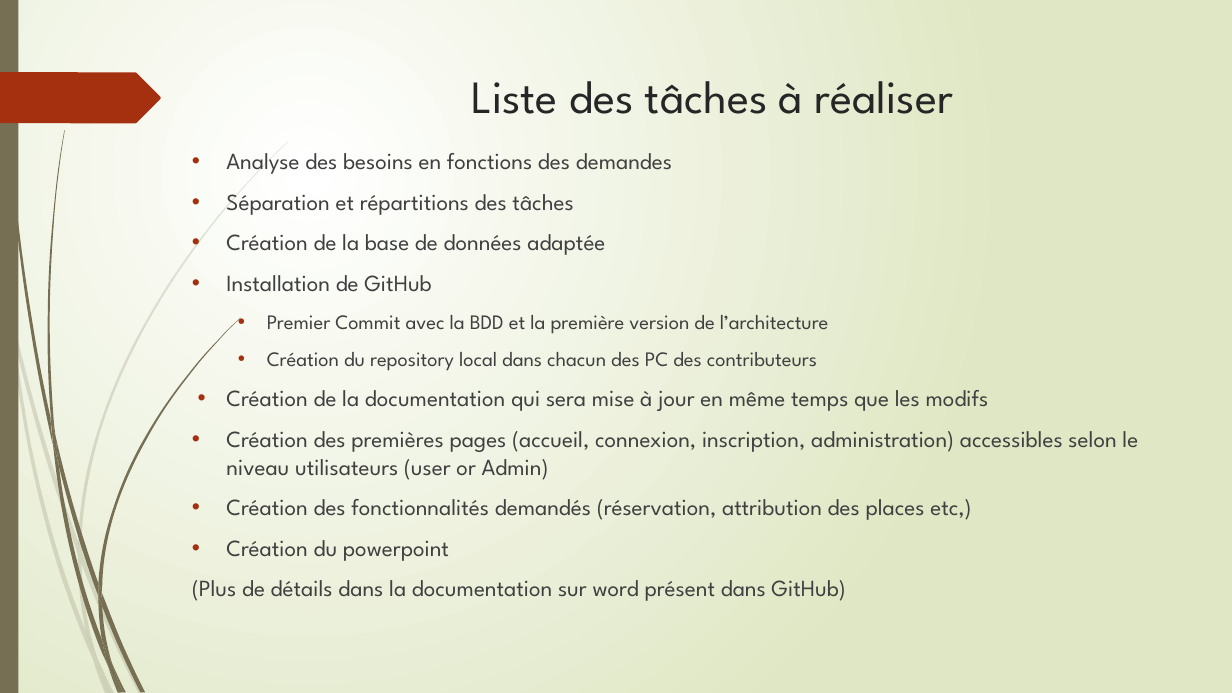
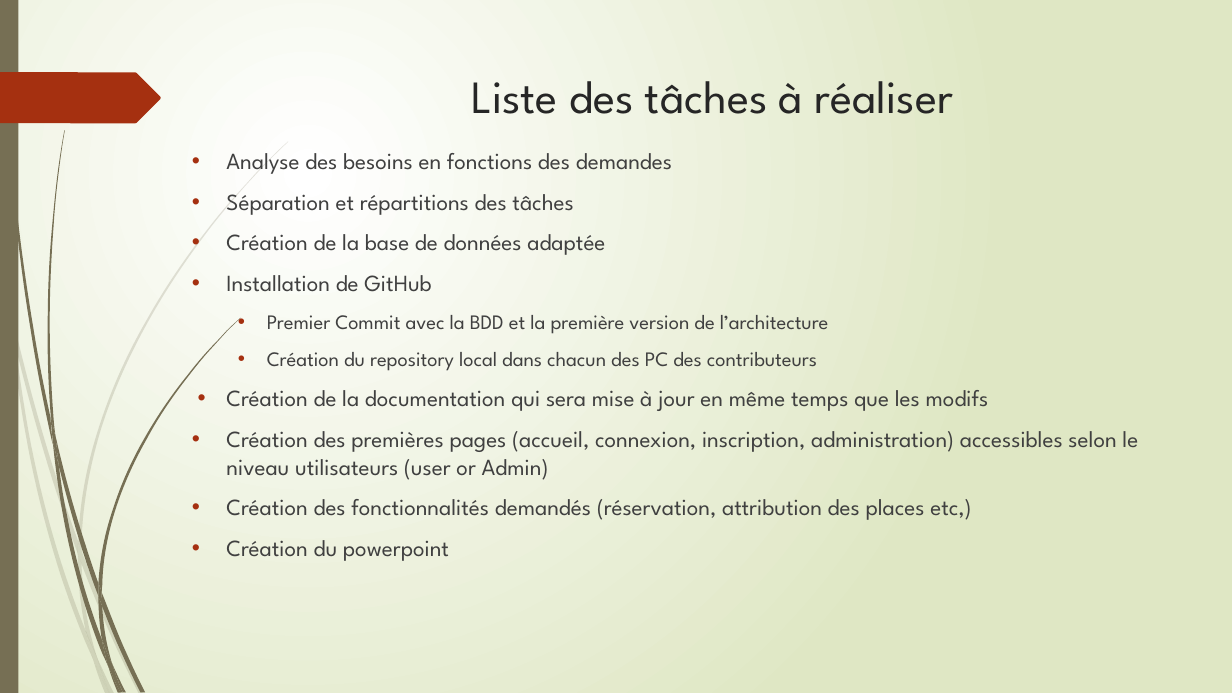
Before and after one commit to Eight-sama/Projet-Parking, a slide deck: slide 5 of web/PPE Projet Parking.pptx. Drawn at 1232x693 pixels with LibreOffice and Linux fonts; fonts in the diff are those of the drawing. Boxes give left, top, right and bottom in pixels: in the first picture for what was removed or moved away, otherwise in the second. Text is boxed around its words. In the diff, an @@ line names an element or a change of style, - is before the commit and + after.

```diff
--- a/web/PPE Projet Parking.pptx
+++ b/web/PPE Projet Parking.pptx
@@ text at <box>192,580,845,601</box>: paragraph removed @@
-(Plus de détails dans la documentation sur word présent dans GitHub)
```
Also in this commit, not shown: 2 other slides changed, 1 other file.
